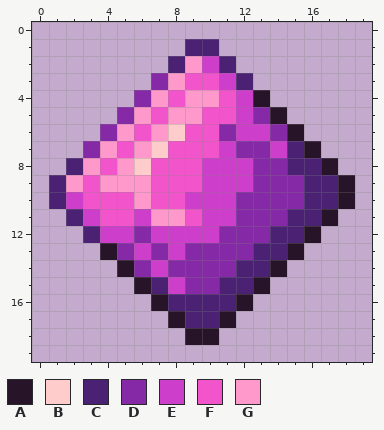
Pixel-art sprite, stored at data/gem.png. The picture above is the old version.
The file is 20x20 pixels.
Palette (. is transparent): A #281428  B #ffcccc  C #4b2273  D #8629a6  E #cd3ecb  F #f255cb  G #ff99cc
Pixels before, first column x 1:
 1 ........CC........
 2 .......CGEC.......
 3 ......DGFFEC......
 4 .....DGFGGFEA.....
 5 ....DGFGGFFEDA....
 6 ...DGFGBFFDEEDA...
 7 ..DGFGBFFFEDDECA..
 8 .CGFGBFFFEEEDDCCA.
 9 CGFGGGFFFEEEDDDCCA
10 CEFFFGFFEEEDDDDCCA
11 .CEFFEGGFEEDDDCCA.
12 ..CEEDEEEEDDDCCA..
13 ...ADEDEDDDDCCA...
14 ....ADEDDDDCCA....
15 .....ACEDDCCA.....
16 ......ACCCCA......
17 .......ACCA.......
18 ........AA........
New version:
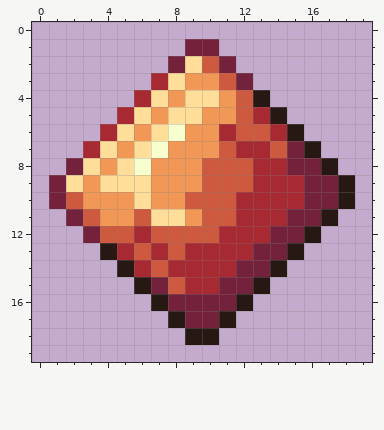
Diff:
Colour A changes from #281428 to #281814.
Colour B changes from #ffcccc to #f6ffcd.
Colour C changes from #4b2273 to #74223b.
Colour D changes from #8629a6 to #a72932.
Colour E changes from #cd3ecb to #cd5a3f.
Colour F changes from #f255cb to #f29856.
Colour G changes from #ff99cc to #ffde99.
Pixel boxes of the changes (left, top, right, bottom) in both pictures:
changed: (49, 39, 355, 345)
